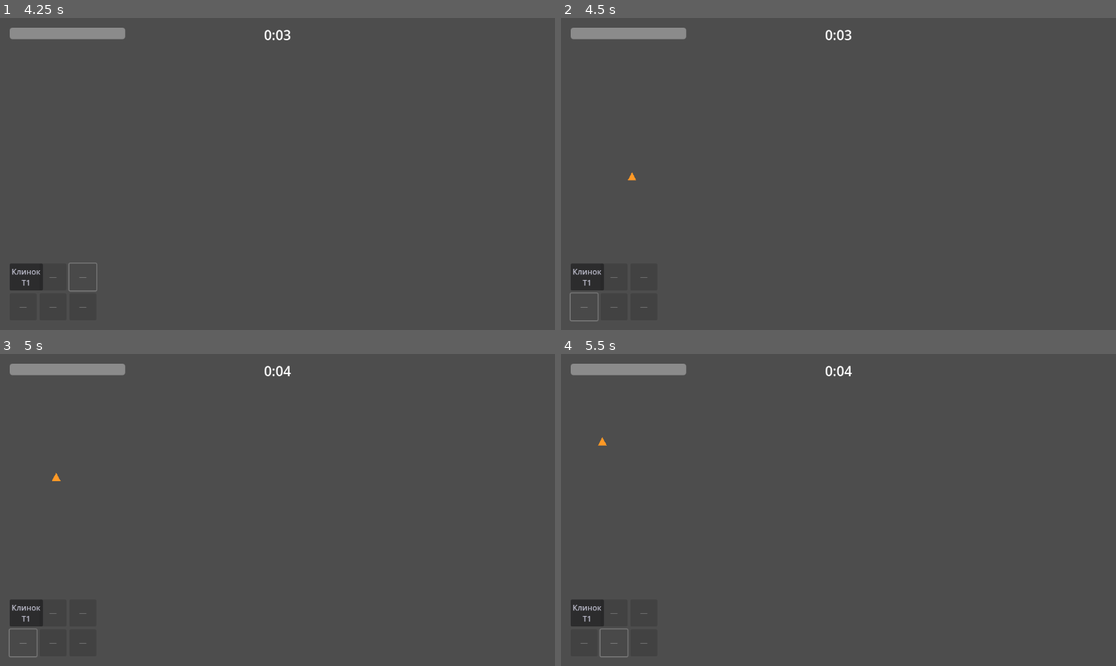
Above: before the commit, frames 1-4 (two rows, left to right).
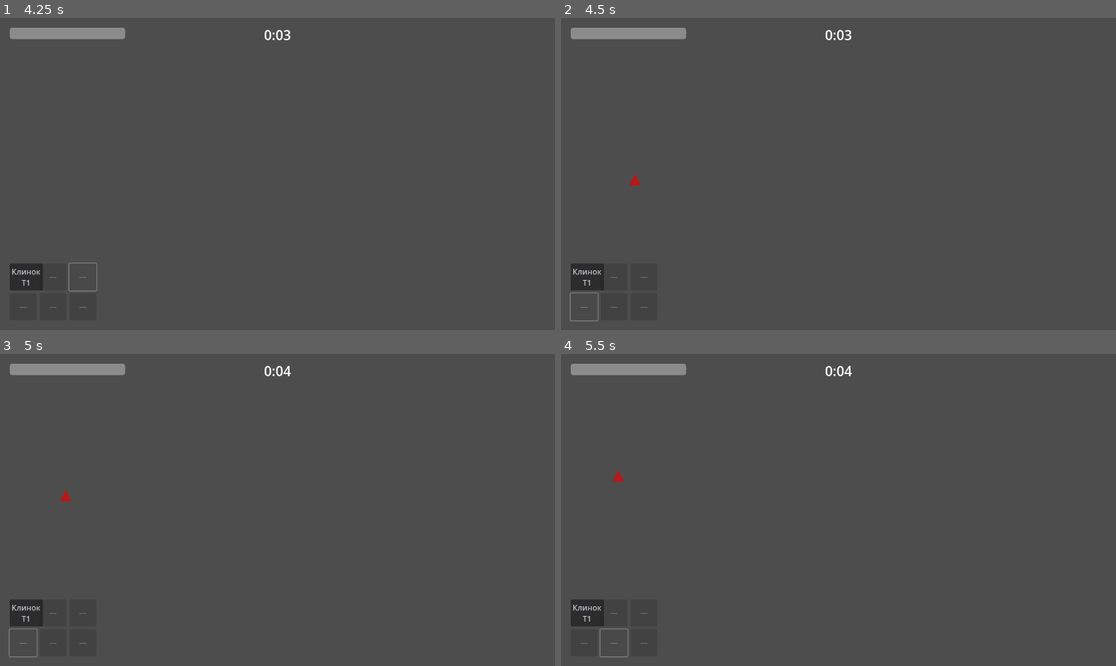
Above: after the commit, the same moments.

Repository: leblab000-max/ashbound
Game: Godot game, scene res://scenes/MainMenu.tscn
The game is run twice, just before and just after one commit, with the same random seed, the same clock (stepped at 60 frames per second) and the same inputs.
Inputs:
- Up to frame 1 (4.25 s): click "Начать забег" at 0.5 s; click "Клинок T1" at 1.25 s; click "[Клинок T1]" at 2 s; click "—" at 2.75 s; click "—" at 3.5 s
- Up to frame 2 (4.5 s): click "—" at 4.25 s
- Up to frame 3 (5 s): no input
- Up to frame 4 (5.5 s): click "—" at 5 s

Frame 1 is identical in both runs. In frame 2, less than 0.1% of the frame differs, in the area x 12-15%, y 49-54%; in frame 3, less than 0.1%; in frame 4, less than 0.1%, in the area x 6-12%, y 26-41%.

Commit message:
Phase 5: content pass

Diff:
--- /dev/null
+++ b/scenes/EnemyBullet.tscn
@@ -0,0 +1,22 @@
+[gd_scene load_steps=3 format=3]
+
+[ext_resource type="Script" path="res://scripts/EnemyBullet.gd" id="1"]
+
+[sub_resource type="CircleShape2D" id="1"]
+radius = 5.0
+
+[node name="EnemyBullet" type="Area2D"]
+script = ExtResource("1")
+
+[node name="Visual" type="Polygon2D" parent="."]
+color = Color(0.6, 0.1, 0.55, 1)
+polygon = PackedVector2Array(-4, -4, 4, -4, 4, 4, -4, 4)
+
+[node name="CollisionShape2D" type="CollisionShape2D" parent="."]
+shape = SubResource("1")
+
+[node name="VisibleOnScreenNotifier2D" type="VisibleOnScreenNotifier2D" parent="."]
+rect = Rect2(-8, -8, 16, 16)
+
+[connection signal="body_entered" from="." to="." method="_on_body_entered"]
+[connection signal="screen_exited" from="VisibleOnScreenNotifier2D" to="." method="_on_screen_exited"]
--- /dev/null
+++ b/scenes/EnemyShooter.tscn
@@ -0,0 +1,17 @@
+[gd_scene load_steps=3 format=3]
+
+[ext_resource type="Script" path="res://scripts/EnemyShooter.gd" id="1"]
+
+[sub_resource type="CircleShape2D" id="1"]
+radius = 11.0
+
+[node name="EnemyShooter" type="CharacterBody2D"]
+motion_mode = 1
+script = ExtResource("1")
+
+[node name="Visual" type="Polygon2D" parent="."]
+color = Color(0.55, 0.15, 0.65, 1)
+polygon = PackedVector2Array(0, -14, 12, 0, 0, 14, -12, 0)
+
+[node name="CollisionShape2D" type="CollisionShape2D" parent="."]
+shape = SubResource("1")
--- a/scripts/Bullet.gd
+++ b/scripts/Bullet.gd
@@ -1,7 +1,10 @@
 extends Area2D
 
-## Простой снаряд оружия игрока: летит по прямой к точке, где был враг
-## в момент выстрела, при попадании наносит урон и исчезает.
+## Снаряд оружия игрока: летит по прямой к точке, где был враг в момент
+## выстрела. Поведение при попадании зависит от типа оружия (см. WeaponDB):
+##   "single" — наносит урон одной цели и исчезает;
+##   "pierce" — наносит урон и летит дальше, пока не кончится pierce_count;
+##   "splash" — взрывается, наносит урон всем врагам в splash_radius.
 
 const SPEED := 500.0
 const LIFETIME := 2.0  # на случай, если ни во что не попал и не вышел за экран
@@ -9,11 +12,18 @@
 var _velocity: Vector2 = Vector2.ZERO
 var _damage: int = 10
 var _life: float = LIFETIME
+var _type: String = "single"
+var _pierce_left: int = 1
+var _splash_radius: float = 0.0
+var _hit_enemies: Array = []  # чтобы pierce не бил одного и того же врага дважды
 
 
-func setup(direction: Vector2, dmg: int) -> void:
+func setup(direction: Vector2, dmg: int, wtype: String = "single", pierce_count: int = 1, splash_radius: float = 0.0) -> void:
 	_velocity = direction.normalized() * SPEED
 	_damage = dmg
+	_type = wtype
+	_pierce_left = max(pierce_count, 1)
+	_splash_radius = splash_radius
 	rotation = direction.angle()
 
 
@@ -25,9 +35,35 @@
 
 
 func _on_body_entered(body: Node2D) -> void:
-	if body.is_in_group("enemies") and body.has_method("take_damage"):
-		body.take_damage(_damage)
+	if not body.is_in_group("enemies") or not body.has_method("take_damage"):
+		return
+	if body in _hit_enemies:
+		return
+	_hit_enemies.append(body)
+
+	if _type == "splash":
+		_apply_splash()
 		queue_free()
+		return
+
+	body.take_damage(_damage)
+
+	if _type == "pierce":
+		_pierce_left -= 1
+		if _pierce_left <= 0:
+			queue_free()
+		# иначе снаряд летит дальше и может пронзить ещё одного врага
+	else:
+		queue_free()
+
+
+func _apply_splash() -> void:
+	for enemy in get_tree().get_nodes_in_group("enemies"):
+		if not is_instance_valid(enemy):
+			continue
+		if global_position.distance_to(enemy.global_position) <= _splash_radius:
+			if enemy.has_method("take_damage"):
+				enemy.take_damage(_damage)
 
 
 func _on_screen_exited() -> void:
--- /dev/null
+++ b/scripts/EnemyBullet.gd
@@ -0,0 +1,35 @@
+extends Area2D
+
+## Снаряд врага-стрелка (EnemyShooter): летит по прямой, наносит урон
+## игроку при попадании. Отдельный от Bullet.gd файл — чтобы случайно
+## не перепутать "чей" это снаряд (враг бьёт по группе "player").
+
+const SPEED := 260.0
+const LIFETIME := 3.0
+
+var _velocity: Vector2 = Vector2.ZERO
+var _damage: int = 10
+var _life: float = LIFETIME
+
+
+func setup(direction: Vector2, dmg: int) -> void:
+	_velocity = direction.normalized() * SPEED
+	_damage = dmg
+	rotation = direction.angle()
+
+
+func _physics_process(delta: float) -> void:
+	position += _velocity * delta
+	_life -= delta
+	if _life <= 0.0:
+		queue_free()
+
+
+func _on_body_entered(body: Node2D) -> void:
+	if body.is_in_group("player") and body.has_method("take_damage"):
+		body.take_damage(_damage)
+		queue_free()
+
+
+func _on_screen_exited() -> void:
+	queue_free()
--- /dev/null
+++ b/scripts/EnemyShooter.gd
@@ -0,0 +1,77 @@
+extends CharacterBody2D
+
+## Дальний враг: держится на расстоянии preferred_distance от игрока
+## (подходит, если слишком далеко, отступает, если слишком близко) и
+## стреляет снарядом раз в contact_interval секунд. Первый враг, который
+## реально угрожает игроку на дистанции — раньше все враги были только
+## контактными, из-за чего оружие дальнего боя игрока не встречало сопротивления.
+
+@export var speed: float = 70.0
+@export var max_health: int = 20
+@export var contact_damage: int = 10        # урон одного снаряда
+@export var contact_interval: float = 1.6   # интервал стрельбы
+@export var preferred_distance: float = 220.0
+@export var drop_chance: float = 0.4
+@export var currency_drop: int = 2
+
+const WEAPON_PICKUP_SCENE := preload("res://scenes/WeaponPickup.tscn")
+const ENEMY_BULLET_SCENE := preload("res://scenes/EnemyBullet.tscn")
+const WeaponDB := preload("res://scripts/WeaponDB.gd")
+
+var health: int
+var _player: Node2D = null
+var _hit_timer: float = 0.0
+
+
+func _ready() -> void:
+	add_to_group("enemies")
+	health = max_health
+	_player = get_tree().get_first_node_in_group("player")
+	drop_chance = clamp(drop_chance * (1.0 + Meta.get_bonus("luck")), 0.0, 1.0)
+
+
+func _physics_process(delta: float) -> void:
+	if _player == null or not is_instance_valid(_player):
+		_player = get_tree().get_first_node_in_group("player")
+		return
+
+	var to_player := _player.global_position - global_position
+	var dist := to_player.length()
+	var dir := to_player.normalized() if dist > 0.001 else Vector2.ZERO
+
+	if dist > preferred_distance + 20.0:
+		velocity = dir * speed
+	elif dist < preferred_distance - 20.0:
+		velocity = -dir * speed
+	else:
+		velocity = Vector2.ZERO
+	move_and_slide()
+
+	_hit_timer -= delta
+	if _hit_timer <= 0.0 and dist <= preferred_distance + 40.0:
+		_shoot()
+		_hit_timer = contact_interval
+
+
+func _shoot() -> void:
+	var bullet := ENEMY_BULLET_SCENE.instantiate()
+	get_tree().current_scene.add_child(bullet)
+	bullet.global_position = global_position
+	bullet.setup(_player.global_position - global_position, contact_damage)
+
+
+func take_damage(amount: int) -> void:
+	health -= amount
+	if health <= 0:
+		Meta.add_currency(currency_drop)
+		_drop_weapon()
+		queue_free()
+
+
+func _drop_weapon() -> void:
+	if randf() > drop_chance:
+		return
+	var pickup := WEAPON_PICKUP_SCENE.instantiate()
+	pickup.setup(WeaponDB.random_id())
+	get_tree().current_scene.add_child(pickup)
+	pickup.global_position = global_position
--- a/scripts/EnemySpawner.gd
+++ b/scripts/EnemySpawner.gd
@@ -11,8 +11,9 @@
 	"grunt": preload("res://scenes/Enemy.tscn"),
 	"fast": preload("res://scenes/EnemyFast.tscn"),
 	"tank": preload("res://scenes/EnemyTank.tscn"),
+	"shooter": preload("res://scenes/EnemyShooter.tscn"),
 }
-const WEIGHTS := {"grunt": 5, "fast": 3, "tank": 1}
+const WEIGHTS := {"grunt": 5, "fast": 3, "tank": 1, "shooter": 2}
 
 @export var spawn_radius: float = 420.0
 @export var initial_interval: float = 1.6
--- a/scripts/Player.gd
+++ b/scripts/Player.gd
@@ -84,7 +84,13 @@
 		if target == null:
 			continue
 		_slot_timers[i] = WeaponDB.weapon_interval(item["id"], item["tier"])
-		_fire_at(target, WeaponDB.weapon_damage(item["id"], item["tier"]) * damage_mult)
+		_fire_at(
+			target,
+			WeaponDB.weapon_damage(item["id"], item["tier"]) * damage_mult,
+			WeaponDB.weapon_type(item["id"]),
+			WeaponDB.weapon_pierce_count(item["id"]),
+			WeaponDB.weapon_splash_radius(item["id"])
+		)
 
 
 func _find_nearest_enemy(max_range: float) -> Node2D:
@@ -101,11 +107,11 @@
 	return nearest
 
 
-func _fire_at(target: Node2D, damage: float) -> void:
+func _fire_at(target: Node2D, damage: float, wtype: String, pierce_count: int, splash_radius: float) -> void:
 	var bullet := BULLET_SCENE.instantiate()
 	get_tree().current_scene.add_child(bullet)
 	bullet.global_position = global_position
-	bullet.setup(target.global_position - global_position, int(round(damage)))
+	bullet.setup(target.global_position - global_position, int(round(damage)), wtype, pierce_count, splash_radius)
 
 
 func take_damage(amount: int) -> void:
--- a/scripts/WeaponDB.gd
+++ b/scripts/WeaponDB.gd
@@ -1,7 +1,10 @@
 extends RefCounted
 
 ## Общий справочник оружия: базовые характеристики + как они растут с тиром.
-## Пока 3 вида для проверки механики, остальные добавим в Фазе 5 (контент-пасс).
+## 6 видов оружия с разным поведением снаряда (type):
+##   "single" — обычный снаряд, поражает одну цель;
+##   "pierce" — пронзает несколько врагов подряд (pierce_count);
+##   "splash" — взрывается при попадании, задевает всех в радиусе (splash_radius).
 ##
 ## Названия функций начинаются с "weapon_", чтобы не пересекаться со
 ## встроенными методами движка (например, Object уже имеет get_name()).
@@ -13,9 +16,12 @@
 const MAX_TIER := 3
 
 const WEAPONS := {
-	"blade": {"name": "Клинок", "color": Color(0.85, 0.85, 0.92), "base_damage": 8.0, "base_interval": 0.4, "base_range": 140.0},
-	"wand":  {"name": "Посох",  "color": Color(0.42, 0.68, 1.0),  "base_damage": 14.0, "base_interval": 0.9, "base_range": 260.0},
-	"axe":   {"name": "Топор",  "color": Color(1.0, 0.5, 0.2),    "base_damage": 22.0, "base_interval": 1.3, "base_range": 90.0},
+	"blade":  {"name": "Клинок", "color": Color(0.85, 0.85, 0.92), "base_damage": 8.0,  "base_interval": 0.4,  "base_range": 140.0, "type": "single"},
+	"wand":   {"name": "Посох",  "color": Color(0.42, 0.68, 1.0),  "base_damage": 14.0, "base_interval": 0.9,  "base_range": 260.0, "type": "single"},
+	"axe":    {"name": "Топор",  "color": Color(1.0, 0.5, 0.2),    "base_damage": 22.0, "base_interval": 1.3,  "base_range": 90.0,  "type": "single"},
+	"bow":    {"name": "Лук",    "color": Color(0.55, 0.85, 0.35), "base_damage": 10.0, "base_interval": 1.0,  "base_range": 300.0, "type": "pierce", "pierce_count": 3},
+	"staff":  {"name": "Жезл",   "color": Color(0.85, 0.3, 0.85),  "base_damage": 9.0,  "base_interval": 1.1,  "base_range": 200.0, "type": "splash", "splash_radius": 70.0},
+	"dagger": {"name": "Кинжал", "color": Color(0.95, 0.85, 0.2),  "base_damage": 4.0,  "base_interval": 0.22, "base_range": 100.0, "type": "single"},
 }
 
 const TIER_DAMAGE_MULT := 1.7
@@ -43,6 +49,18 @@
 	return WEAPONS[id]["name"]
 
 
+static func weapon_type(id: String) -> String:
+	return WEAPONS[id].get("type", "single")
+
+
+static func weapon_pierce_count(id: String) -> int:
+	return WEAPONS[id].get("pierce_count", 1)
+
+
+static func weapon_splash_radius(id: String) -> float:
+	return WEAPONS[id].get("splash_radius", 0.0)
+
+
 static func random_id() -> String:
 	var keys := WEAPONS.keys()
 	return keys[randi() % keys.size()]
Not shown, added: scripts/MainMenu.gd.uid
Not shown, added: scripts/Meta.gd.uid
